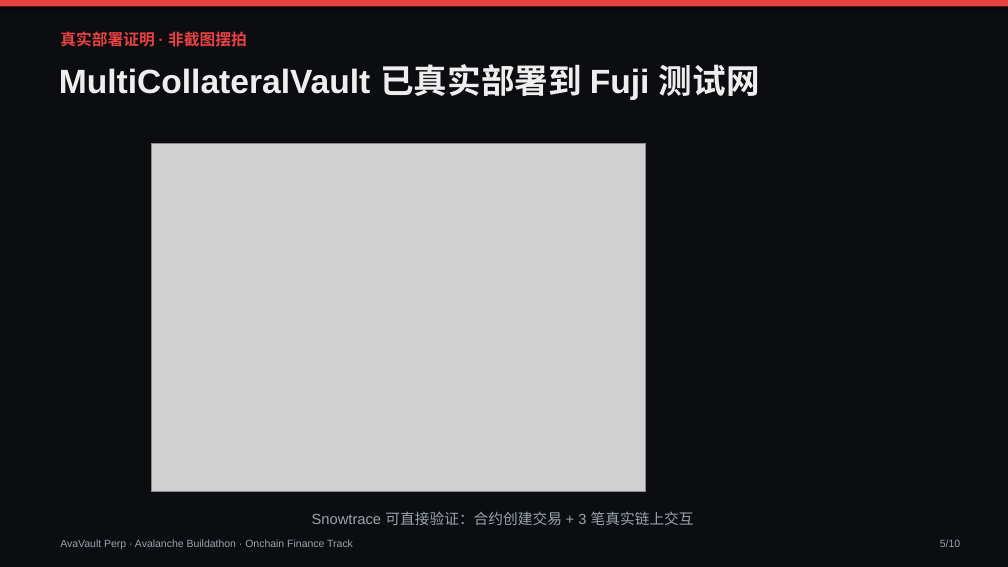
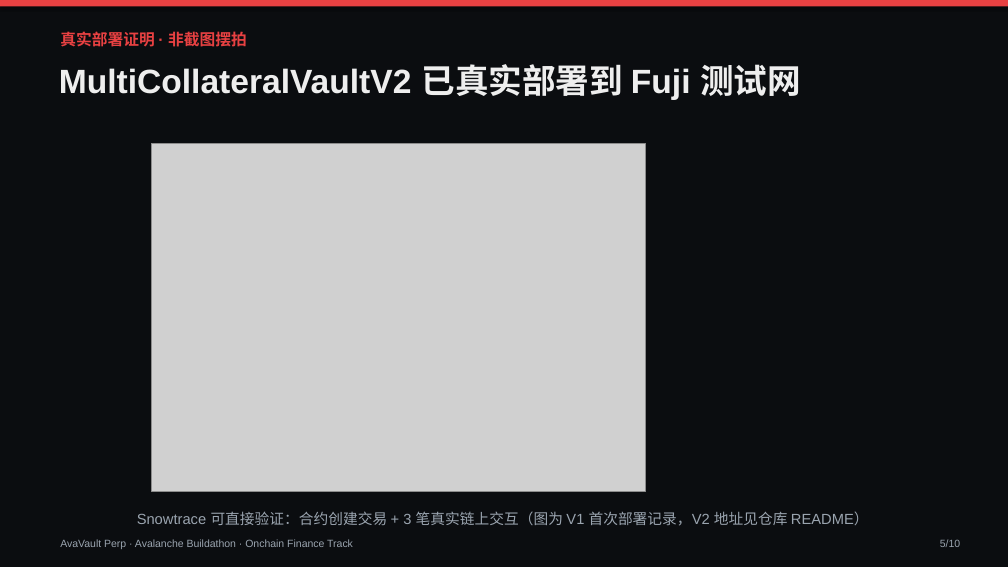
Before and after one commit to CodingGeoff/avavault-perp, a slide deck: slide 5 of hackathon-onchain-finance/demo-assets/avavault-perp-pitch-zh.pptx. Drawn at 1008x567 pixels with LibreOffice and Linux fonts; fonts in the diff are those of the drawing; grey boxes stand for pictures. Boxes give left, top, right and bottom in pixels: in the first picture for what was removed or moved away, otherwise in the second. Text is boxed around its words. In the diff, an @@ line names an element or a change of style, - is before the commit and + after.

```diff
--- a/hackathon-onchain-finance/demo-assets/avavault-perp-pitch-zh.pptx
+++ b/hackathon-onchain-finance/demo-assets/avavault-perp-pitch-zh.pptx
@@ text at <box>59,64,801,100</box>: text changed @@
-MultiCollateralVault 已真实部署到 Fuji 测试网
+MultiCollateralVaultV2 已真实部署到 Fuji 测试网
@@ text at <box>137,511,869,526</box>: text changed @@
-Snowtrace 可直接验证：合约创建交易 + 3 笔真实链上交互
+Snowtrace 可直接验证：合约创建交易 + 3 笔真实链上交互（图为 V1 首次部署记录，V2 地址见仓库 README）
```
Also in this commit, not shown: 3 other slides changed, 16 other files.
